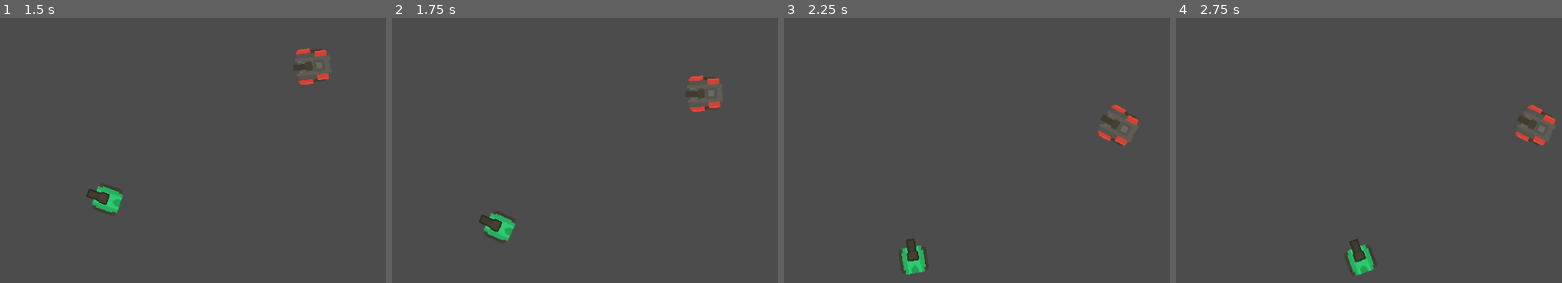
Above: before the commit, frames 1-4 (left to right).
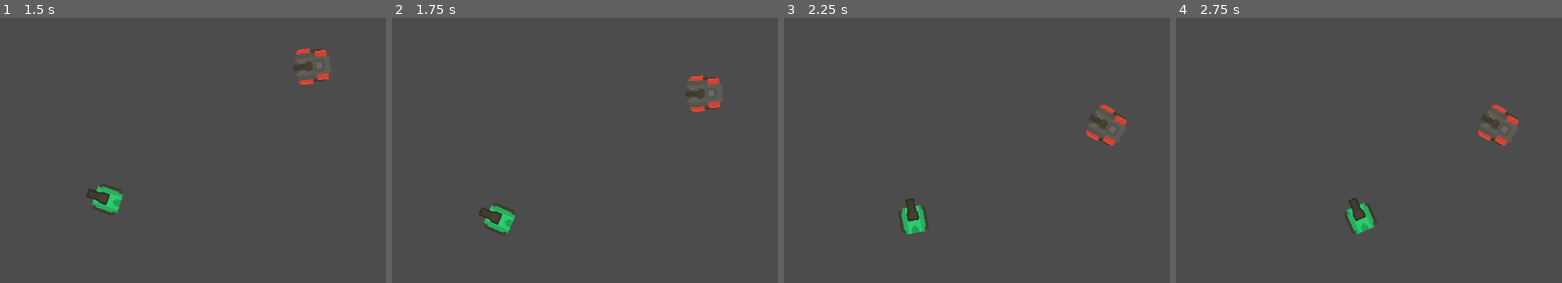
Above: after the commit, the same moments.

Repository: soapmactavish23/rogue_tank
Game: Godot game, scene res://scenes/test_area.tscn
The game is run twice, just before and just after one commit, with the same random seed, the same clock (stepped at 60 frames per second) and the same inputs.
Inputs (mouse positions are in pixels of both pictures, inside the frame that each line leads up to):
- Up to frame 1 (1.5 s): tap Enter at 0.5 s; move the mouse to (173, 68) at 0.52 s; hold Right (ui_right) 0.53-1.28 s; move the mouse to (outside the picture) at 1.27 s; hold Down (ui_down) from 1.28 s (still down)
- Up to frame 2 (1.75 s): keep holding Down (ui_down)
- Up to frame 3 (2.25 s): move the mouse to (outside the picture) at 2.02 s; release Down (ui_down) at 2.03 s; hold Right (ui_right) from 2.03 s (still down)
- Up to frame 4 (2.75 s): keep holding Right (ui_right)

Frame 1 is identical in both runs. In frame 2, 0.8% of the frame differs, in the area x 22-33%, y 69-86%; in frame 3, 2.3%; in frame 4, 2.4%, in the area x 43-99%, y 32-98%.

Commit message:
Efeito na autodestruição do projétil

Diff:
--- a/scenes/bullet.tscn
+++ b/scenes/bullet.tscn
@@ -1,8 +1,13 @@
-[gd_scene load_steps=10 format=2]
+[gd_scene load_steps=16 format=2]
 
 [ext_resource path="res://scripts/bullet.gd" type="Script" id=1]
 [ext_resource path="res://sprites/smokeWhite1.png" type="Texture" id=2]
 [ext_resource path="res://sprites/bulletRed1_outline.png" type="Texture" id=3]
+[ext_resource path="res://sprites/explosionSmoke5.png" type="Texture" id=4]
+[ext_resource path="res://sprites/explosionSmoke1.png" type="Texture" id=5]
+[ext_resource path="res://sprites/explosionSmoke2.png" type="Texture" id=6]
+[ext_resource path="res://sprites/explosionSmoke3.png" type="Texture" id=7]
+[ext_resource path="res://sprites/explosionSmoke4.png" type="Texture" id=8]
 
 [sub_resource type="CapsuleShape2D" id=1]
 
@@ -74,7 +79,38 @@
 anim_loop = false
 _sections_unfolded = [ "Color" ]
 
-[node name="bullet" type="Area2D" groups=[
+[sub_resource type="Animation" id=7]
+
+resource_name = "explode"
+length = 0.6
+loop = false
+step = 0.1
+tracks/0/type = "value"
+tracks/0/path = NodePath("self_destruction:texture")
+tracks/0/interp = 1
+tracks/0/loop_wrap = true
+tracks/0/imported = false
+tracks/0/enabled = true
+tracks/0/keys = {
+"times": PoolRealArray( 0, 0.1, 0.2, 0.3, 0.4 ),
+"transitions": PoolRealArray( 1, 1, 1, 1, 1 ),
+"update": 1,
+"values": [ ExtResource( 5 ), ExtResource( 6 ), ExtResource( 7 ), ExtResource( 8 ), ExtResource( 4 ) ]
+}
+tracks/1/type = "value"
+tracks/1/path = NodePath("self_destruction:visible")
+tracks/1/interp = 1
+tracks/1/loop_wrap = true
+tracks/1/imported = false
+tracks/1/enabled = true
+tracks/1/keys = {
+"times": PoolRealArray( 0, 0.5 ),
+"transitions": PoolRealArray( 1, 1 ),
+"update": 1,
+"values": [ true, false ]
+}
+
+[node name="bullet" type="Area2D" index="0" groups=[
 "cannon_bullets",
 ]]
 
@@ -132,4 +168,22 @@
 texture = ExtResource( 3 )
 _sections_unfolded = [ "Transform" ]
 
+[node name="self_destruction" type="Sprite" parent="." index="4"]
+
+visible = false
+position = Vector2( 0.266732, 0.933962 )
+scale = Vector2( 0.480453, 0.556616 )
+texture = ExtResource( 4 )
+_sections_unfolded = [ "Visibility" ]
+
+[node name="anim_self_destruction" type="AnimationPlayer" parent="." index="5"]
+
+root_node = NodePath("..")
+autoplay = ""
+playback_process_mode = 1
+playback_default_blend_time = 0.0
+playback_speed = 1.0
+anims/explode = SubResource( 7 )
+blend_times = [  ]
+
 [connection signal="screen_exited" from="notifier" to="." method="_on_notifier_screen_exited"]
--- a/scenes/tank.tscn
+++ b/scenes/tank.tscn
@@ -50,7 +50,7 @@
 "values": [ true, false ]
 }
 
-[node name="Tank" type="KinematicBody2D" index="0"]
+[node name="Tank" type="KinematicBody2D"]
 
 input_pickable = false
 collision_layer = 1
--- a/scenes/test_area.tscn
+++ b/scenes/test_area.tscn
@@ -5,14 +5,13 @@
 [sub_resource type="RectangleShape2D" id=1]
 
 custom_solver_bias = 0.0
-extents = Vector2( 516.197, 10 )
+extents = Vector2( 474.148, 10 )
 
 [node name="test_area" type="Node"]
 
 [node name="Tank" parent="." index="0" instance=ExtResource( 1 )]
 
 position = Vector2( 532, 419 )
-_sections_unfolded = [ "Collision", "Transform" ]
 
 [node name="Tank2" parent="." index="1" instance=ExtResource( 1 )]
 
@@ -22,6 +21,7 @@
 
 [node name="walls" type="StaticBody2D" parent="." index="2"]
 
+position = Vector2( -6.81616, -13.6324 )
 input_pickable = false
 collision_layer = 4
 collision_mask = 0
@@ -33,27 +33,29 @@
 
 [node name="wall" type="CollisionShape2D" parent="walls" index="0"]
 
-position = Vector2( 516.512, 5.10077 )
+position = Vector2( 550.271, 136.073 )
+scale = Vector2( 0.933128, 1 )
 shape = SubResource( 1 )
 _sections_unfolded = [ "Transform" ]
 
 [node name="wall2" type="CollisionShape2D" parent="walls" index="1"]
 
-position = Vector2( 6.42803, 300.097 )
+position = Vector2( 99.5832, 327.911 )
 rotation = 1.5708
-scale = Vector2( 0.558714, 1 )
+scale = Vector2( 0.419037, 1 )
 shape = SubResource( 1 )
 _sections_unfolded = [ "Transform" ]
 
 [node name="wall3" type="CollisionShape2D" parent="walls" index="2"]
 
-position = Vector2( 1023.18, 306.243 )
+position = Vector2( 979.768, 337.906 )
 rotation = 1.5708
-scale = Vector2( 0.594246, 1 )
+scale = Vector2( 0.416174, 1 )
 shape = SubResource( 1 )
 _sections_unfolded = [ "Transform" ]
 
 [node name="wall4" type="CollisionShape2D" parent="walls" index="3"]
 
-position = Vector2( 513.211, 600.811 )
+position = Vector2( 530.654, 521.288 )
+scale = Vector2( 0.925348, 1 )
 shape = SubResource( 1 )
--- a/scripts/bullet.gd
+++ b/scripts/bullet.gd
@@ -1,16 +1,30 @@
 extends Area2D
+
+const MAX_DIST = 100
 
 var vel = 400
 var dir = Vector2(0, -1) setget set_dir
+onready var init_pos = global_position
+
+var live = true
 
 func _ready():
-	pass # Replace with function body.
+	pass
 
+func _process(delta):
 
-# Called every frame. 'delta' is the elapsed time since the previous frame.
-func _process(delta):
-	translate(dir * vel * delta)
+	if live:
+		if global_position.distance_to(init_pos) >= MAX_DIST:
+			$smoke.emitting = false
+			live = false
+			$sprite.visible = false
+			$anim_self_destruction.play("explode")
+			monitoring = false
+			monitorable = false
+			yield($anim_self_destruction, "animation_finished")
+			queue_free()
 
+		translate(dir * vel * delta)
 
 func _on_notifier_screen_exited():
 	queue_free()
